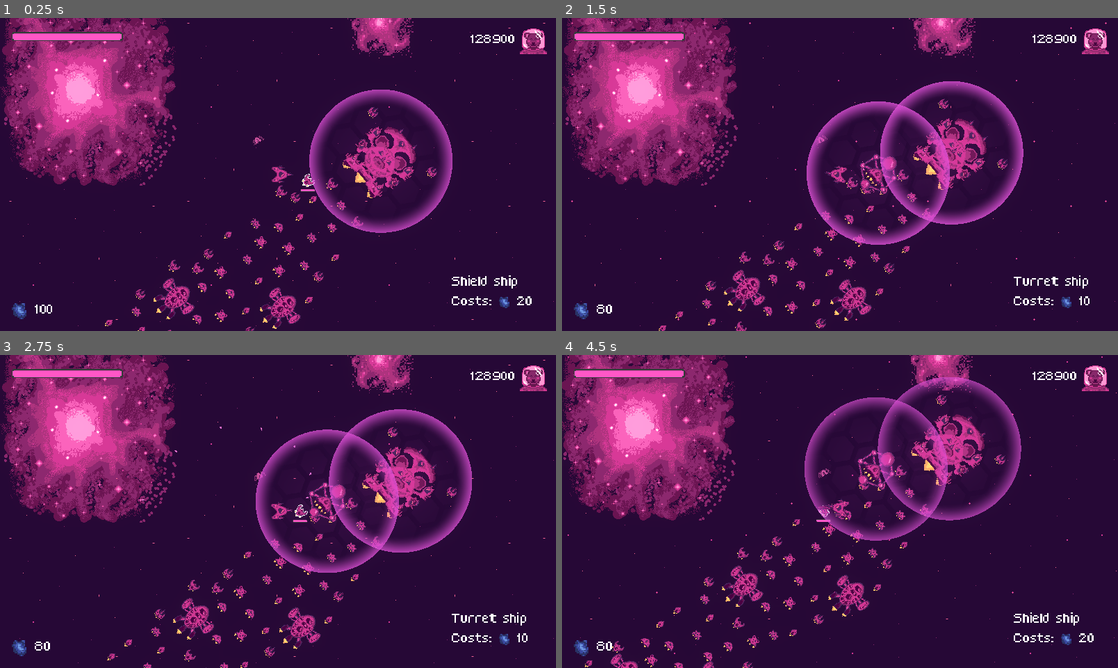
Above: before the commit, frames 1-4 (two rows, left to right).
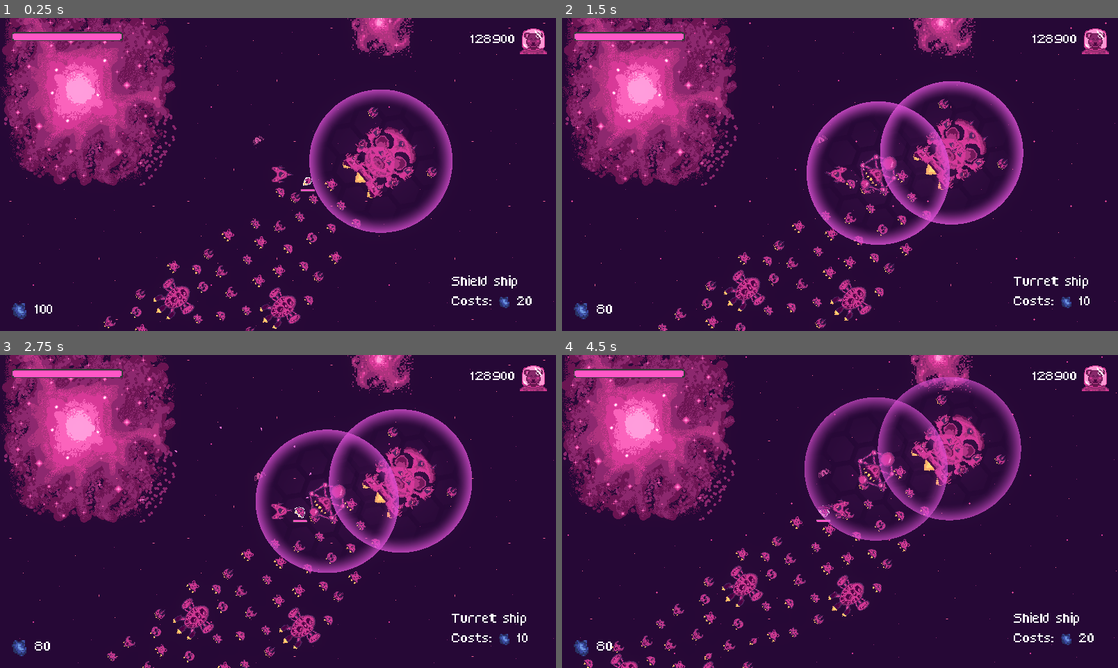
Above: after the commit, the same moments.

Repository: bear-minimum-studio/space-bear
Game: Godot game, scene res://Game.tscn
The game is run twice, just before and just after one commit, with the same random seed, the same clock (stepped at 60 frames per second) and the same inputs.
Inputs:
- Up to frame 1 (0.25 s): no input
- Up to frame 2 (1.5 s): tap Enter (upgrade) at 0.5 s; hold Right (turn_right) 0.53-1.28 s; hold X (cycle_selection) 0.53-1.28 s; hold Ctrl (brake) from 1.28 s (still down); tap Down (decelerate) at 1.35 s
- Up to frame 3 (2.75 s): release Ctrl (brake) at 2.03 s; hold Right (turn_right) from 2.03 s (still down); hold Space (fire) from 2.03 s (still down)
- Up to frame 4 (4.5 s): release Right (turn_right) at 2.78 s; release Space (fire) at 2.78 s; hold Up (accelerate) 2.78-3.53 s; tap C (follow_me) at 2.85 s; hold G (grappling_hook) 3.53-4.28 s; hold Left (turn_left) from 3.53 s (still down); tap X (cycle_selection) at 4.35 s

The runs differ from the first frame. In frame 1, 1.0% of the frame differs, in the area x 18-66%, y 49-100%; in frame 2, 1.0%; in frame 3, 1.1%; in frame 4, 1.4%, in the area x 3-67%, y 35-100%.

Commit message:
feat: add civilian ship sprite

Diff:
--- a/npc/civilians/CivilianShip.gd
+++ b/npc/civilians/CivilianShip.gd
@@ -19,6 +19,7 @@
 	[preload("res://npc/civilians/vaisseau_civil_3.png"), preload("res://npc/civilians/vaisseau_civil_3_flammes.png")],
 	[preload("res://npc/civilians/vaisseau_civil_4.png"), preload("res://npc/civilians/vaisseau_civil_4_flammes.png")],
 	[preload("res://npc/civilians/vaisseau_civil_5.png"), preload("res://npc/civilians/vaisseau_civil_5_flammes.png")],
+	[preload("res://npc/civilians/vaisseau_civil_6.png"), preload("res://npc/civilians/vaisseau_civil_6_flammes.png")],
 ]
 
 func _ready():
Binary file added: npc/civilians/vaisseau_civil_6.png
Not shown, added: npc/civilians/vaisseau_civil_6.png.import
Binary file added: npc/civilians/vaisseau_civil_6_flammes.png
Not shown, added: npc/civilians/vaisseau_civil_6_flammes.png.import
